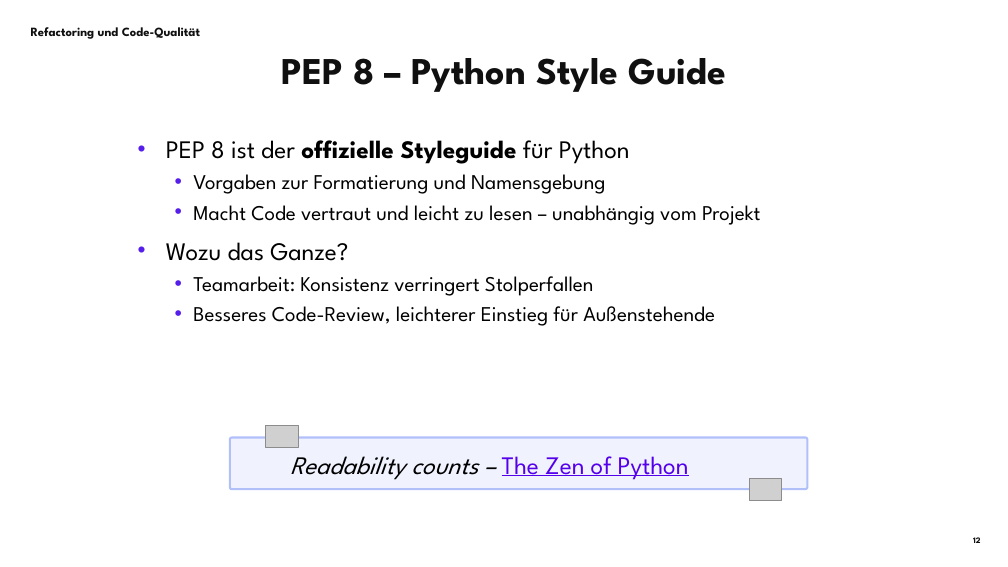
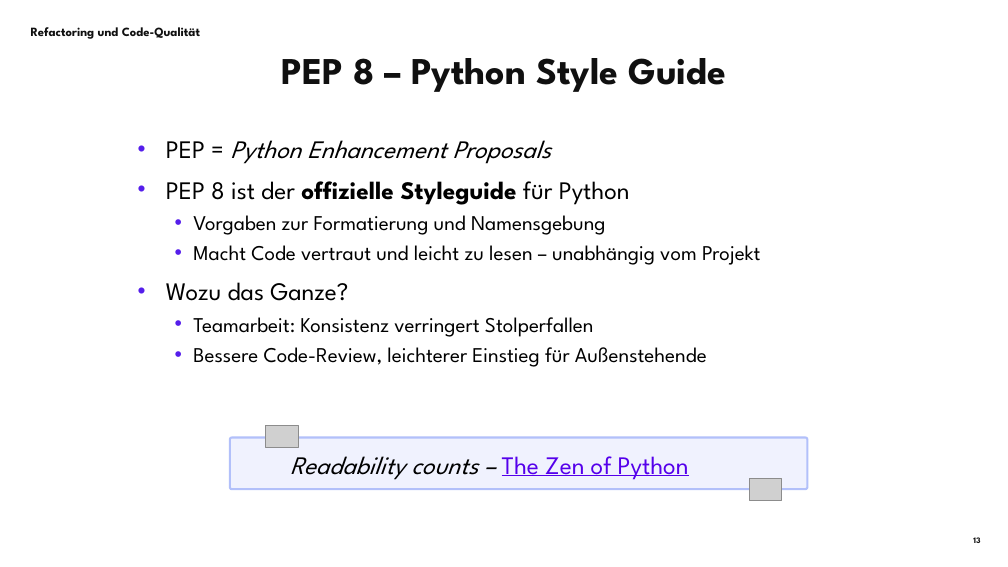
Before and after one commit to stackfuel/Python_Live_Sessions, a slide deck: slide 13 of basics/7_refactoring/Refactoring_Code_Qualität_LS7_PYB.pptx (slide 12 before the commit). Drawn at 1008x567 pixels with LibreOffice and Linux fonts; fonts in the diff are those of the drawing; grey boxes stand for pictures; background and template pictures are left out. Boxes give left, top, right and bottom in pixels: in the first picture for what was removed or moved away, otherwise in the second. Text is boxed around its words. In the diff, an @@ line names an element or a change of style, - is before the commit and + after.

```diff
--- a/basics/7_refactoring/Refactoring_Code_Qualität_LS7_PYB.pptx
+++ b/basics/7_refactoring/Refactoring_Code_Qualität_LS7_PYB.pptx
@@ text at bbox=[166, 140, 551, 164]: paragraph added @@
+• PEP = Python Enhancement Proposals
@@ text at bbox=[193, 347, 707, 367]: text changed @@
-  • Besseres Code-Review, leichterer Einstieg für Außenstehende
+  • Bessere Code-Review, leichterer Einstieg für Außenstehende
@@ page number at bbox=[973, 537, 980, 543]: text changed @@
-12
+13
```
Also in this commit, not shown: 4 other slides changed, 1 slide added, 1 other file.
